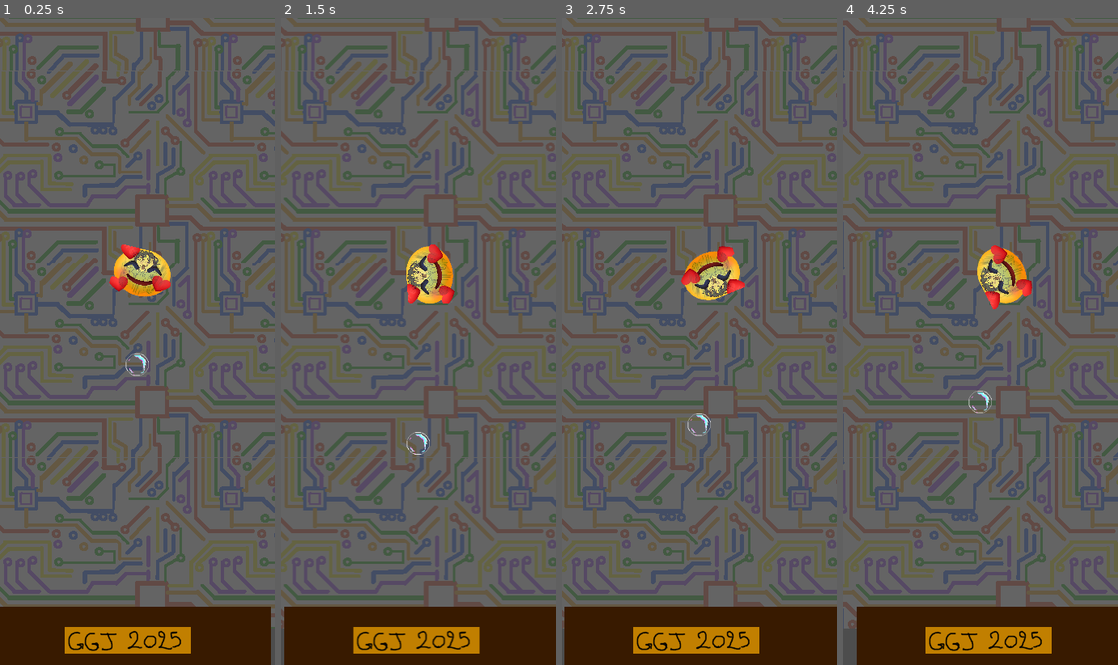
Above: before the commit, frames 1-4 (left to right).
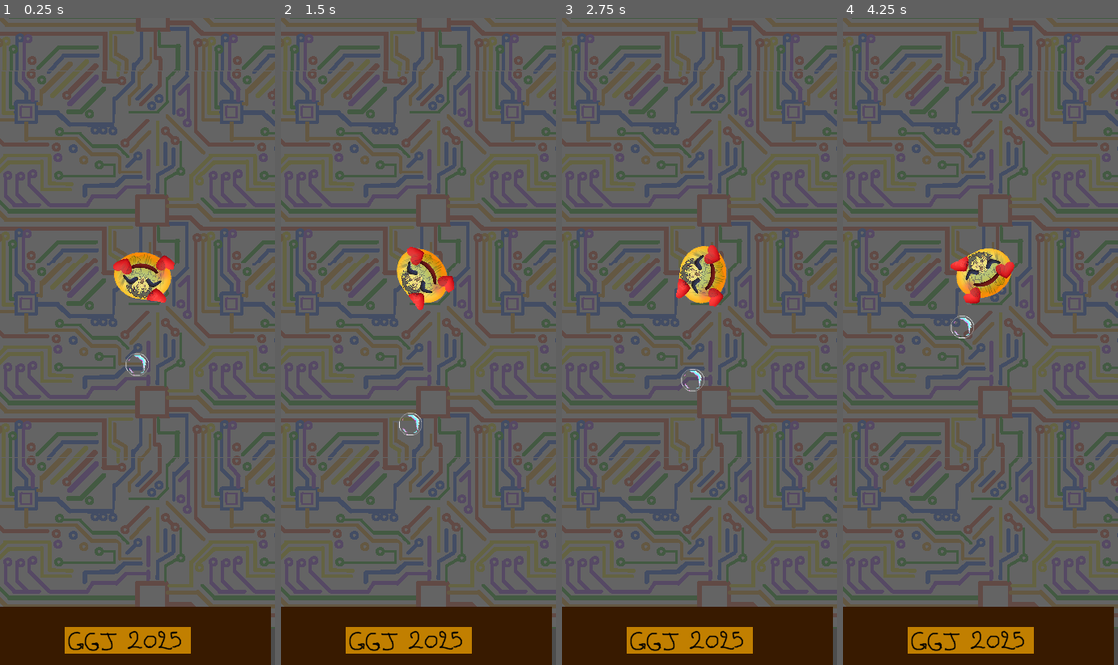
Above: after the commit, the same moments.

Repository: Fatdazz/GGJ2025
Game: Godot game, scene res://game.tscn
The game is run twice, just before and just after one commit, with the same random seed, the same clock (stepped at 60 frames per second) and the same inputs.
Inputs:
- Up to frame 1 (0.25 s): no input
- Up to frame 2 (1.5 s): hold E (1_right) from 0.53 s (still down)
- Up to frame 3 (2.75 s): release E (1_right) at 2.03 s; hold Q (1_left) from 2.03 s (still down)
- Up to frame 4 (4.25 s): release Q (1_left) at 2.78 s; hold E (1_right) from 2.78 s (still down)

The runs differ from the first frame. In frame 1, 1.4% of the frame differs, in the area x 39-64%, y 35-44%; in frame 2, 35%; in frame 3, 38%; in frame 4, 47%, in the area x 0-100%, y 0-100%.

Commit message:
Fix ?
J'ai essayé de réparer mais j'en sais rien

Diff:
--- a/ticktackbubble/joueur.gd
+++ b/ticktackbubble/joueur.gd
@@ -1,6 +1,6 @@
 extends Node2D
 
-@export var JUMP_VELOCITY = -25.
+@export var JUMP_VELOCITY = -50.
 @export var VENTILO_VELOCITY = 10.
 @export var VITESSES = [1., 2., 3.]
 
--- a/ticktackbubble/joueur.tscn
+++ b/ticktackbubble/joueur.tscn
@@ -37,8 +37,11 @@
 
 [node name="Camera2D" type="Camera2D" parent="."]
 scale = Vector2(0.05, 0.05)
+drag_horizontal_enabled = true
 drag_vertical_enabled = true
+drag_left_margin = 1.0
 drag_top_margin = 0.68
+drag_right_margin = 1.0
 drag_bottom_margin = 0.62
 
 [connection signal="area_entered" from="Bubble/Area2D" to="." method="_on_area_2d_area_entered"]
--- a/ticktackbubble/level.tscn
+++ b/ticktackbubble/level.tscn
@@ -1,8 +1,9 @@
-[gd_scene load_steps=7 format=3 uid="uid://bidkpi06y853c"]
+[gd_scene load_steps=9 format=3 uid="uid://bidkpi06y853c"]
 
 [ext_resource type="Texture2D" uid="uid://h2jpyv583k7e" path="res://asset/background.png" id="1_xs0tg"]
 [ext_resource type="PackedScene" uid="uid://7u5hjw1au25d" path="res://obstacle.tscn" id="2_p1d5h"]
 [ext_resource type="Texture2D" uid="uid://i7q8ax2fkwq7" path="res://asset/Bas_pendule.png" id="3_ot51l"]
+[ext_resource type="Texture2D" uid="uid://dequcb8xl7dw6" path="res://asset/Haut_pendule.png" id="3_pjuei"]
 
 [sub_resource type="RectangleShape2D" id="RectangleShape2D_rtde0"]
 size = Vector2(426, 23)
@@ -12,6 +13,9 @@
 
 [sub_resource type="RectangleShape2D" id="RectangleShape2D_h2bak"]
 size = Vector2(43, 799.25)
+
+[sub_resource type="RectangleShape2D" id="RectangleShape2D_sei17"]
+size = Vector2(435.168, 30.953)
 
 [node name="Level" type="Node2D"]
 position = Vector2(10, -4)
@@ -45,6 +49,16 @@
 scale = Vector2(1.18964, 0.465623)
 texture = ExtResource("3_ot51l")
 
+[node name="HautPendule" type="Sprite2D" parent="Walls"]
+position = Vector2(-27.3618, -637.903)
+scale = Vector2(1.28482, 0.502872)
+texture = ExtResource("3_pjuei")
+
+[node name="CollisionShape2D" type="CollisionShape2D" parent="Walls"]
+position = Vector2(-28.5515, -627.659)
+scale = Vector2(1, 1)
+shape = SubResource("RectangleShape2D_sei17")
+
 [node name="Obstacles" type="Node2D" parent="."]
 
 [node name="Obstacle" parent="Obstacles" instance=ExtResource("2_p1d5h")]
--- a/ticktackbubble/obstacle.gd
+++ b/ticktackbubble/obstacle.gd
@@ -1,6 +1,6 @@
 extends StaticBody2D
 
-@export var VITESSE_ROTATION = 5.
+@export var VITESSE_ROTATION = 1. #Entre 1 et 10
 @export var POWER = 0.
 # Called when the node enters the scene tree for the first time.
 func _ready() -> void:
@@ -10,5 +10,5 @@
 # Called every frame. 'delta' is the elapsed time since the previous frame.
 func _process(delta: float) -> void:
 	if VITESSE_ROTATION > 0.:
-		$Sprite2D.rotate((VITESSE_ROTATION*2.*PI)/10. + delta)
+		$Sprite2D.rotate((VITESSE_ROTATION*2.*PI)/10. * delta)
  # Replace with function body.
Binary file added: ticktackbubble/asset/Haut_pendule.png
Not shown, added: ticktackbubble/asset/Haut_pendule.png.import
